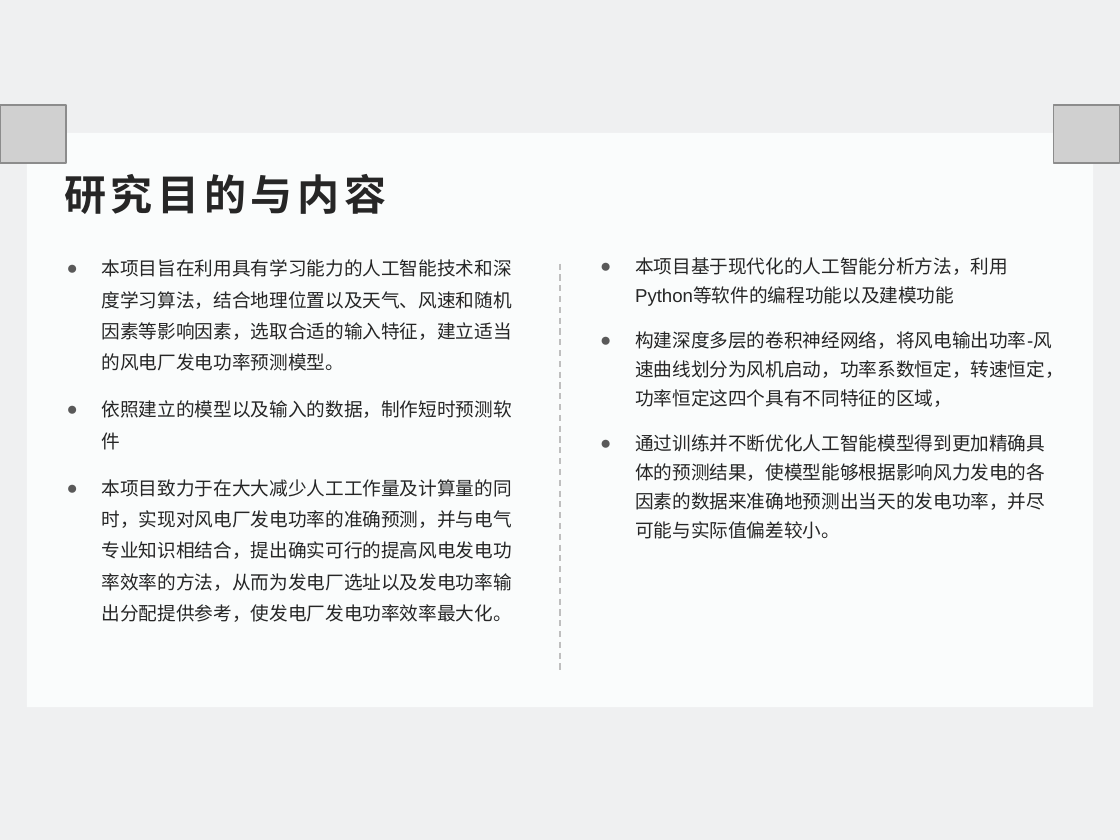
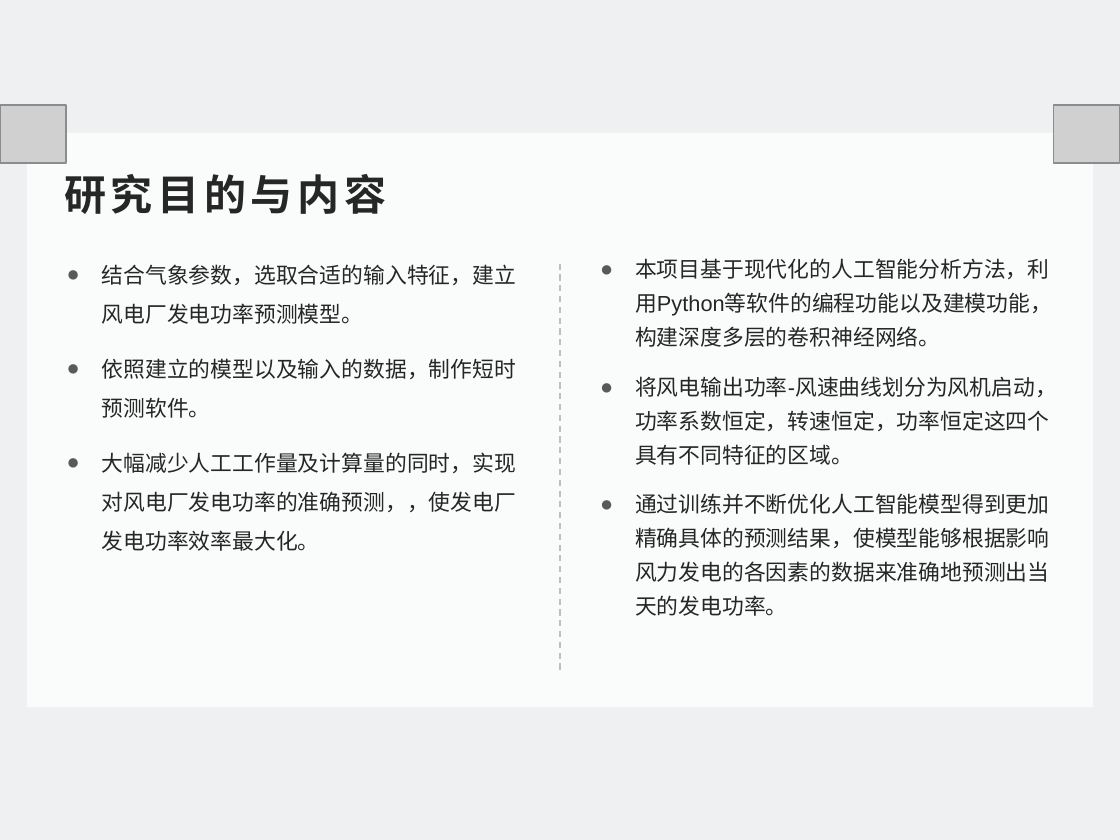
Before and after one commit to FlyBehindRussQ/Presentation, a slide deck: slide 6 of 1.pptx. Drawn at 1120x840 pixels with LibreOffice and Linux fonts; fonts in the diff are those of the drawing; grey boxes stand for pictures. Boxes give left, top, right and bottom in pixels: in the first picture for what was removed or moved away, otherwise in the second. Text is boxed around its words. In the diff, an @@ line names an element or a change of style, - is before the commit and + after.

Commit message:
软件封装版块改一下

```diff
--- a/1.pptx
+++ b/1.pptx
@@ text at [102, 264, 516, 512]: text changed; size 12 to 14 pt @@
-● 本项目旨在利用具有学习能力的人工智能技术和深度学习算法，结合地理位置以及天气、风速和随机因素等影响因素，选取合适的输入特征，建立适当的风电厂发电功率预测模型。
-● 依照建立的模型以及输入的数据，制作短时预测软件
-● 本项目致力于在大大减少人工工作量及计算量的同时，实现对风电厂发电功率的准确预测，并与电气专业知识相结合，提出确实可行的提高风电发电功率效率的方法，从而为发电厂选址以及发电功率输出分配提供参考，使发电厂发电功率效率最大化。
+● 结合气象参数，选取合适的输入特征，建立风电厂发电功率预测模型。
+● 依照建立的模型以及输入的数据，制作短时预测软件。
+● 大幅减少人工工作量及计算量的同时，实现对风电厂发电功率的准确预测，，使发电厂发电功率效率最大化。
@@ text at [635, 292, 1057, 616]: text changed; size 12 to 14 pt @@
-● 本项目基于现代化的人工智能分析方法，利用Python等软件的编程功能以及建模功能
-● 构建深度多层的卷积神经网络，将风电输出功率-风速曲线划分为风机启动，功率系数恒定，转速恒定，功率恒定这四个具有不同特征的区域，
-● 通过训练并不断优化人工智能模型得到更加精确具体的预测结果，使模型能够根据影响风力发电的各因素的数据来准确地预测出当天的发电功率，并尽可能与实际值偏差较小。
+● 本项目基于现代化的人工智能分析方法，利用Python等软件的编程功能以及建模功能，构建深度多层的卷积神经网络。
+● 将风电输出功率-风速曲线划分为风机启动，功率系数恒定，转速恒定，功率恒定这四个具有不同特征的区域。
+● 通过训练并不断优化人工智能模型得到更加精确具体的预测结果，使模型能够根据影响风力发电的各因素的数据来准确地预测出当天的发电功率。
```
Also in this commit, not shown: 5 other slides changed, 3 slides added, 2 slides removed.
